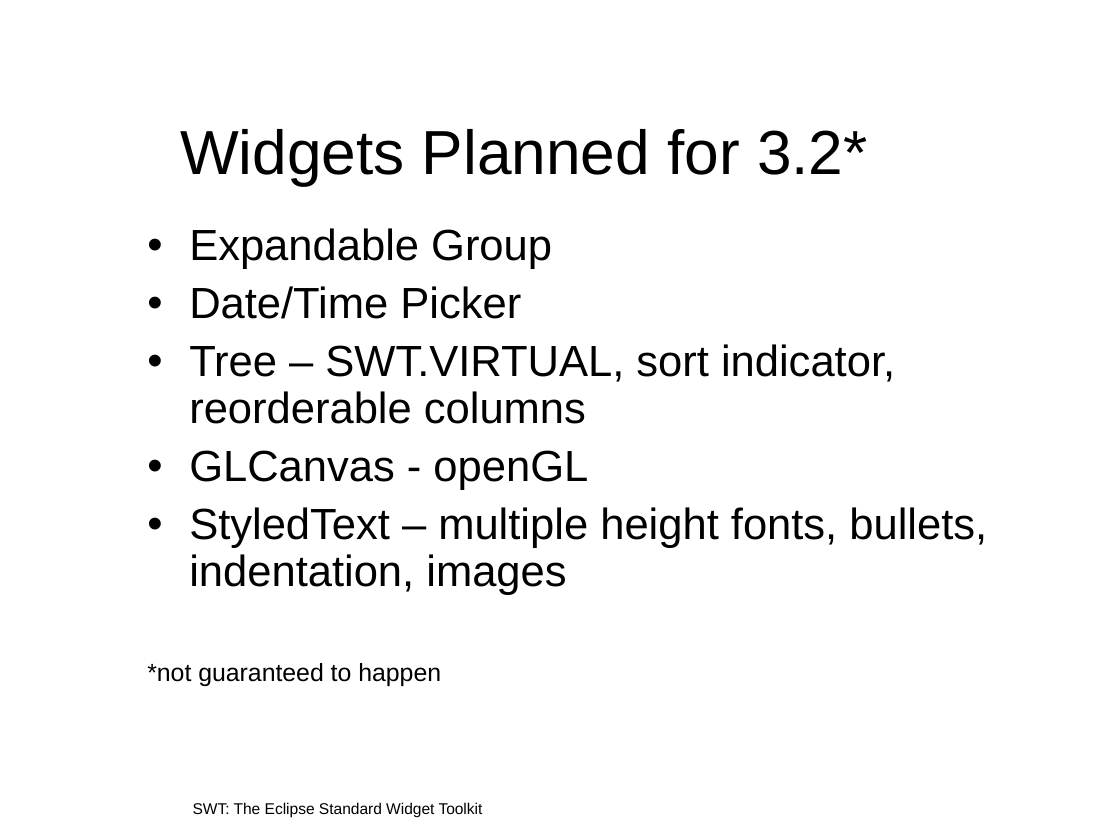
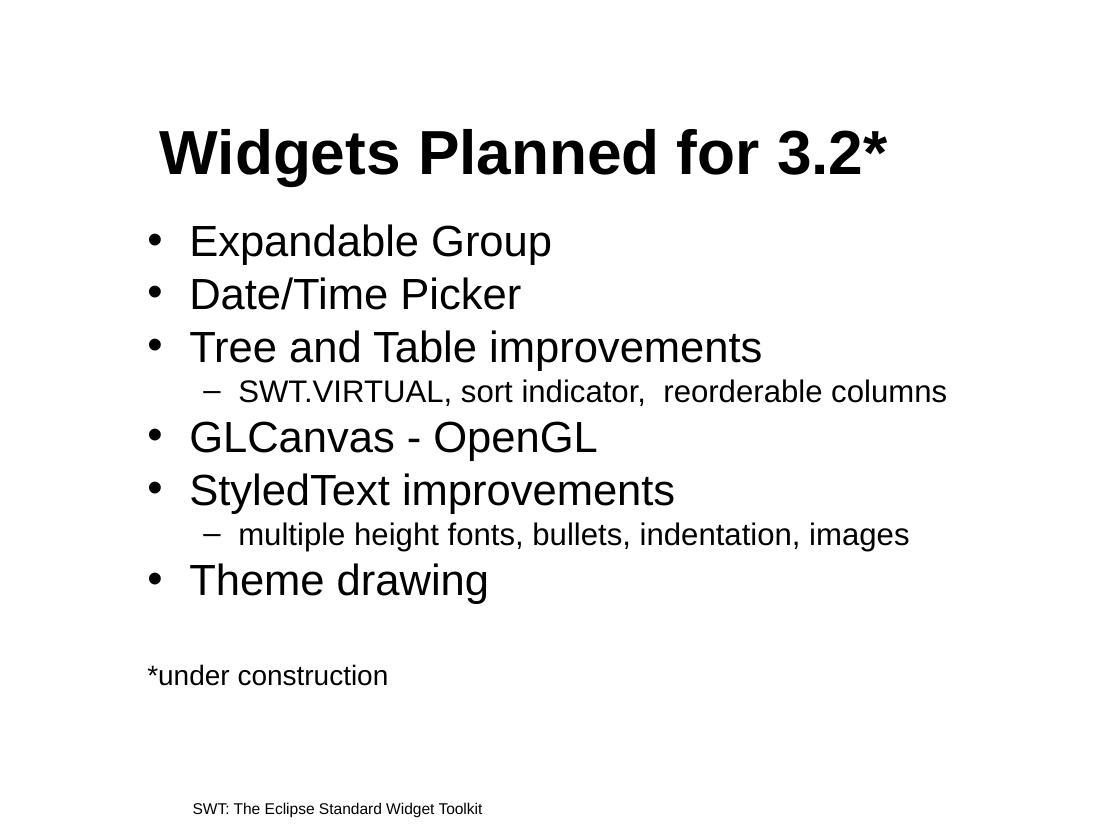
Before and after one commit to eclipse-platform/www.eclipse.org-eclipse, a slide deck: slide 7 of tutorials/oopsla2005/t22-irvine.ppt (slide 5 before the commit). Drawn at 1120x840 pixels with LibreOffice and Linux fonts; fonts in the diff are those of the drawing; background and template pictures are left out. Boxes give left, top, right and bottom in pixels: in the first picture for what was removed or moved away, otherwise in the second. Text is boxed around its words. In the diff, an @@ line names an element or a change of style, - is before the commit and + after.

```diff
--- a/tutorials/oopsla2005/t22-irvine.ppt
+++ b/tutorials/oopsla2005/t22-irvine.ppt
@@ title "Widgets Planned for 3.2*" at (x1=160, y1=129, x2=888, y2=185): bold on @@
@@ text at (x1=189, y1=224, x2=552, y2=310): line spacing 0.9 to 0.8 @@
@@ text at (x1=147, y1=330, x2=947, y2=686): text changed; size 28 to 20 pt @@
-• Tree – SWT.VIRTUAL, sort indicator, reorderable columns
-• GLCanvas - openGL
-• StyledText – multiple height fonts, bullets, indentation, images
-*not guaranteed to happen
+• Tree and Table improvements
+  – SWT.VIRTUAL, sort indicator, reorderable columns
+• GLCanvas - OpenGL
+• StyledText improvements
+  – multiple height fonts, bullets, indentation, images
+• Theme drawing
+*under construction
```
Also in this commit, not shown: 61 other slides changed, 20 slides added, 18 slides removed, 2 other files.
